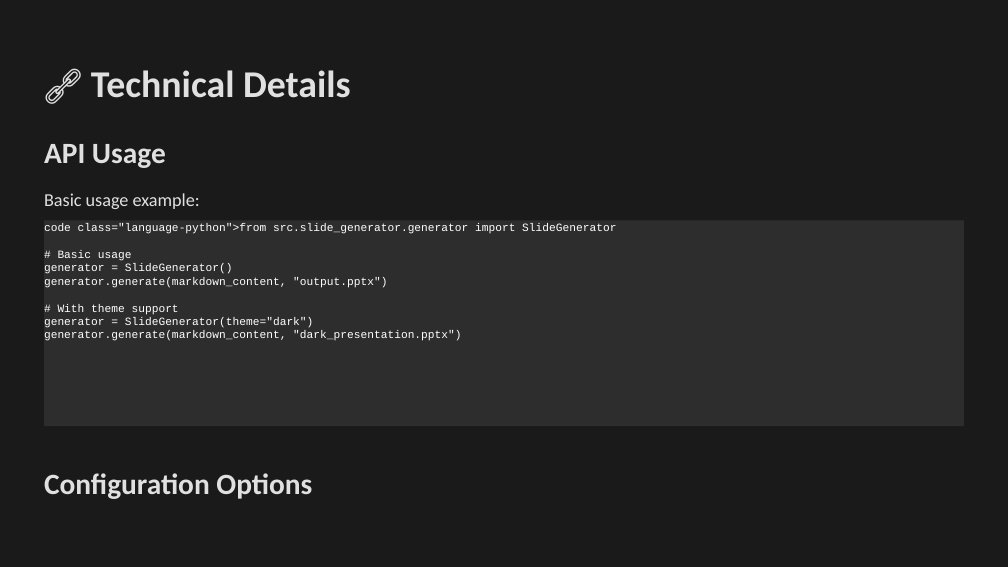
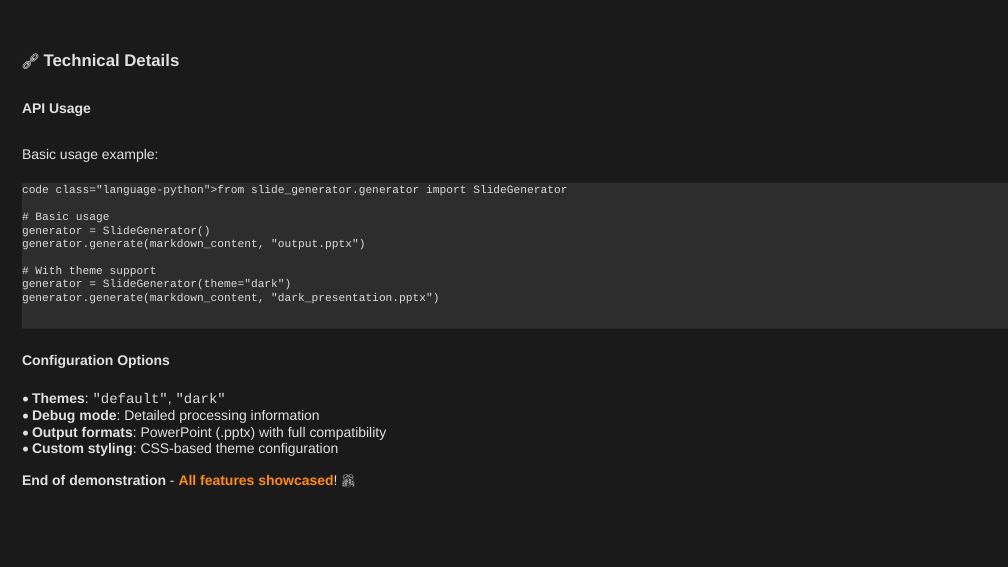
Before and after one commit to louisazhou/slidegenerator, a slide deck: slide 14 of output/comprehensive_demo_dark.pptx (slide 22 before the commit). Drawn at 1008x567 pixels with LibreOffice and Linux fonts; fonts in the diff are those of the drawing. Boxes give left, top, right and bottom in pixels: in the first picture for what was removed or moved away, otherwise in the second. Text is boxed around its words. In the diff, an @@ line names an element or a change of style, - is before the commit and + after.

```diff
--- a/output/comprehensive_demo_dark.pptx
+++ b/output/comprehensive_demo_dark.pptx
@@ text "🔗 Technical Details": place and size @@
-text "🔗 Technical Details" at [91, 70, 351, 98]
+text "🔗 Technical Details" at [44, 54, 179, 66]
@@ text "🔗 Technical Details" at [44, 54, 179, 66]: size 27 to 12 pt, font Calibri to Arial; more space between paragraphs @@
@@ text "API Usage": place and size @@
-text "API Usage" at [44, 144, 166, 168]
+text "API Usage" at [22, 103, 91, 116]
@@ text "API Usage" at [22, 103, 91, 116]: size 21 to 10 pt, font Calibri to Arial; more space between paragraphs @@
@@ text "Basic usage example:": place and size @@
-text "Basic usage example:" at [44, 193, 200, 209]
+text "Basic usage example:" at [22, 149, 159, 162]
@@ text "Basic usage example:" at [22, 149, 159, 162]: size 13 to 10 pt, font Calibri to Arial @@
@@ text in rectangle at [22, 186, 567, 304]: text changed; text colour #FFFFFF to #DCDCDC @@
-code class="language-python">from src.slide_generator.generator import SlideGenerator
-# Basic usage
-generator = SlideGenerator()
-generator.generate(markdown_content, "output.pptx")
-# With theme support
-generator = SlideGenerator(theme="dark")
-generator.generate(markdown_content, "dark_presentation.pptx")
+code class="language-python">from slide_generator.generator import SlideGenerator
+# Basic usage
+generator = SlideGenerator()
+generator.generate(markdown_content, "output.pptx")
+# With theme support
+generator = SlideGenerator(theme="dark")
+generator.generate(markdown_content, "dark_presentation.pptx")
@@ rectangle "code class="language-python">from slide_generator.generator  ...": place and size @@
-rectangle "code class="language-python">from slide_generator.generator  ..." at [44, 221, 964, 426]
+rectangle "code class="language-python">from slide_generator.generator  ..." at [22, 182, 1008, 329]
@@ text "Configuration Options" at [22, 355, 170, 368]: size 21 to 10 pt, font Calibri to Arial; more space between paragraphs @@
@@ text "Configuration Options": place and size @@
-text "Configuration Options" at [44, 473, 312, 499]
+text "Configuration Options" at [22, 355, 170, 368]
@@ text added at [32, 393, 387, 456], 10 pt, text #E0E0E0 @@
+• Themes: "default", "dark"
+• Debug mode: Detailed processing information
+• Output formats: PowerPoint (.pptx) with full compatibility
+• Custom styling: CSS-based theme configuration
@@ text added at [22, 475, 337, 485], 10 pt, text #E0E0E0, bold @@
+End of demonstration - All features showcased! 🎊
```
Also in this commit, not shown: 13 other slides changed, 7 slides added, 9 slides removed, 25 other files.
